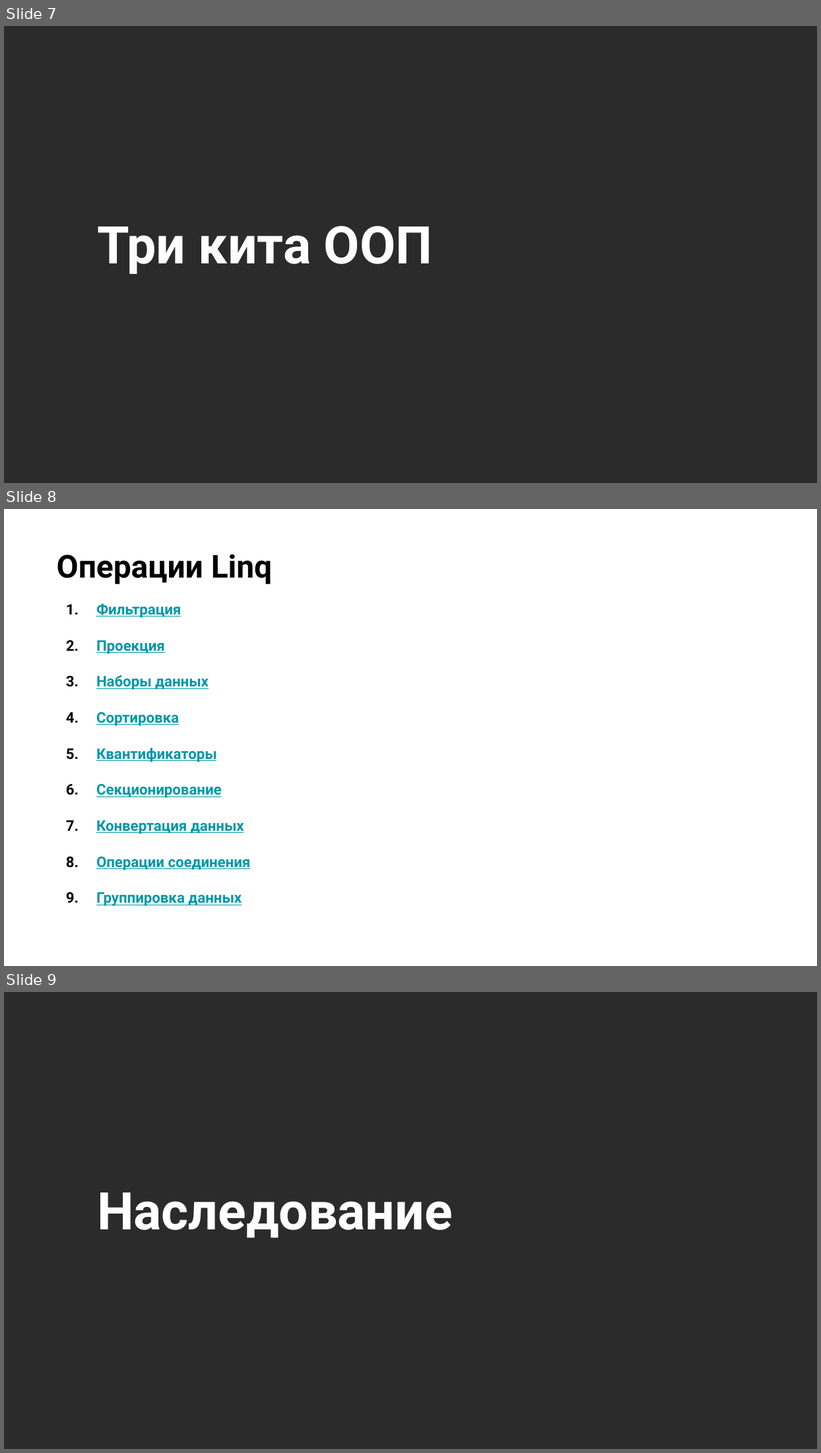
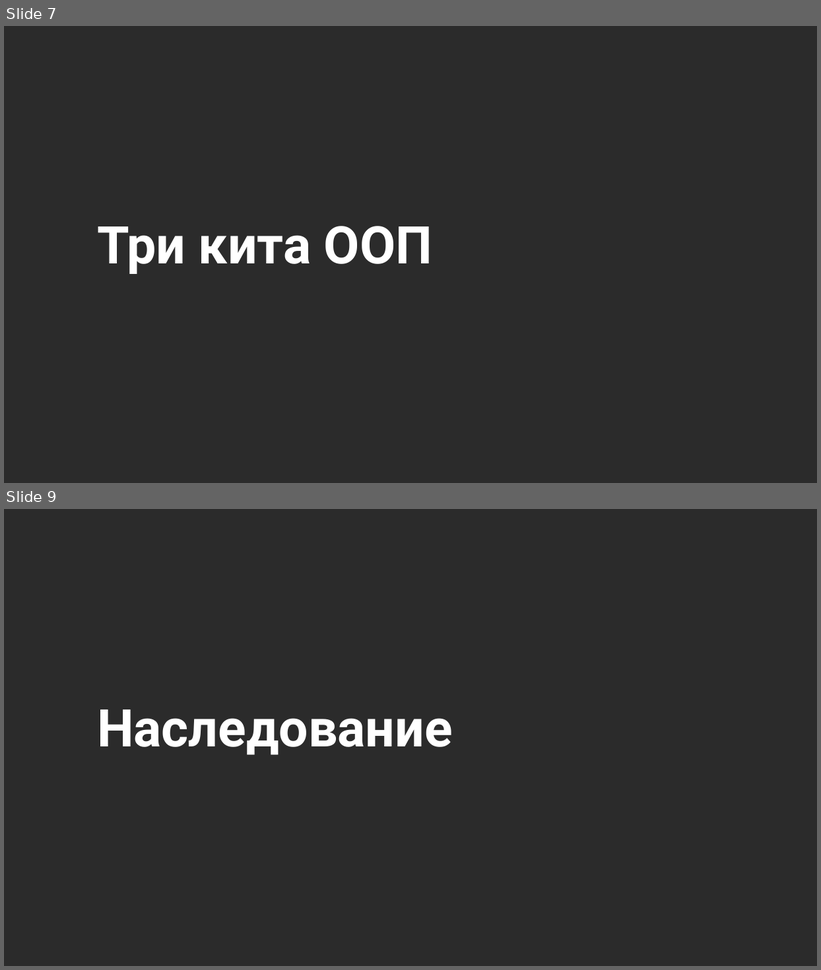
Before and after one commit to NilovPavel/OOP, a slide deck: ООП.pptx. Shown one above the other, each under a label of ours: slides 7, 8 and 9 before the commit, slides 7 and 9 after it; the slides between them are not shown. The pictures are 821x1453 and 821x970 pixels, drawn with LibreOffice and Linux fonts; fonts in the diff are those of the drawing; background and template pictures are left out; a plain dark background stands for a picture behind light text. Boxes give left, top, right and bottom in pixels: in the first picture for what was removed or moved away, otherwise in the second. Text is boxed around its words. In the diff, an @@ line names an element or a change of style, - is before the commit and + after.

```diff
--- a/ООП.pptx
+++ b/ООП.pptx
@@ slide 8 removed at bbox=[4, 509, 817, 966], background picture (left out) @@
@@ title removed at bbox=[57, 554, 272, 584] @@
-Операции Linq
@@ text removed at bbox=[96, 603, 251, 906] @@
-1. Фильтрация
-2. Проекция
-3. Наборы данных
-4. Сортировка
-5. Квантификаторы
-6. Секционирование
-7. Конвертация данных
-8. Операции соединения
-9. Группировка данных
```
Also in this commit, not shown: 2 slides changed, 3 slides added, 6 other files.
